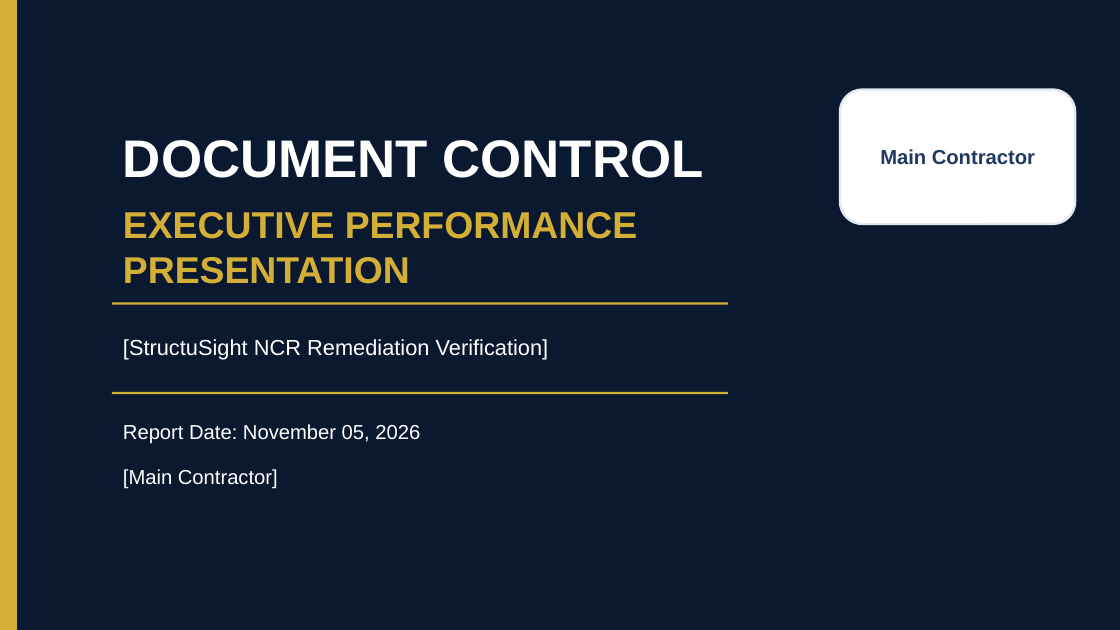
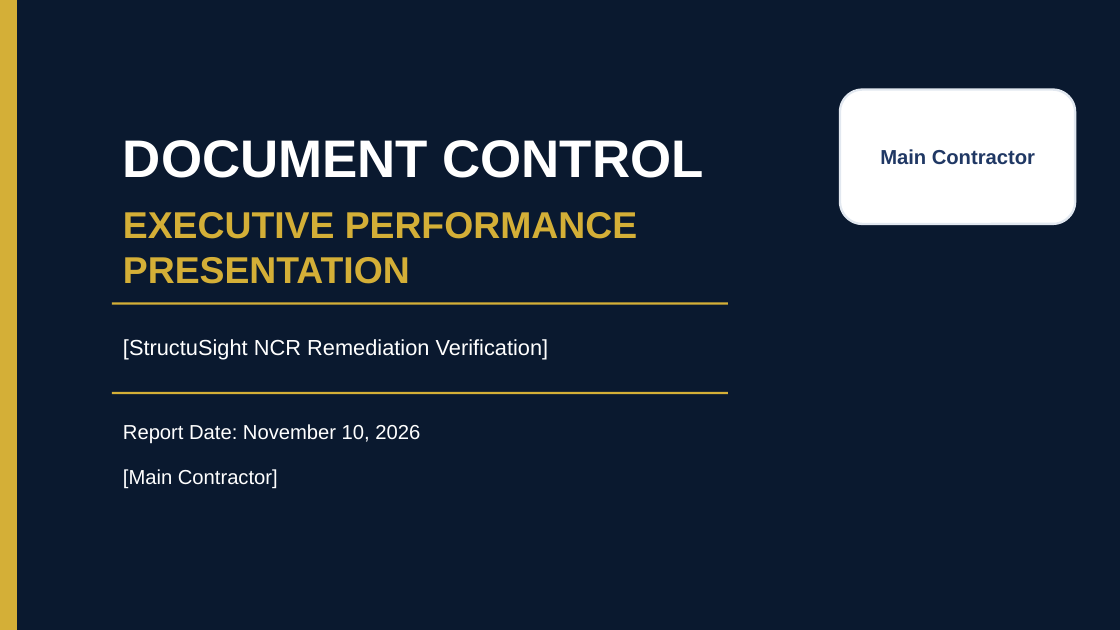
Before and after one commit to ezzeldinrashad197-sudo/ezzeldinrashad197-sudo, a slide deck: slide 1 of evidence/certification/StructuSight-NCR-Verification.pptx. Drawn at 1120x630 pixels with LibreOffice and Linux fonts; fonts in the diff are those of the drawing. Boxes give left, top, right and bottom in pixels: in the first picture for what was removed or moved away, otherwise in the second. Text is boxed around its words. In the diff, an @@ line names an element or a change of style, - is before the commit and + after.

Commit message:
feat(analytics): refine RFI submittal status tracking
Update submittal statistics logic to differentiate between RFI-specific unique reporting and standard document reporting. Added granular tracking for approved, rejected, and pending states to improve reporting accuracy in presentation and export modules.

```diff
--- a/evidence/certification/StructuSight-NCR-Verification.pptx
+++ b/evidence/certification/StructuSight-NCR-Verification.pptx
@@ text at box(123, 424, 420, 444): text changed @@
-Report Date: November 05, 2026
+Report Date: November 10, 2026
```
Also in this commit, not shown: 15 other slides changed, 11 other files.
